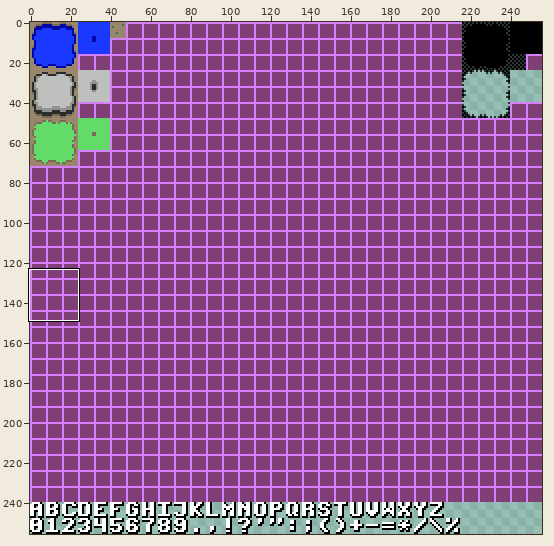
A sprite sheet gets an edit: assets/tiles.png. The first picture is a wide view before the edit; the outline marks the close-up.
Close-up. Earlier state:
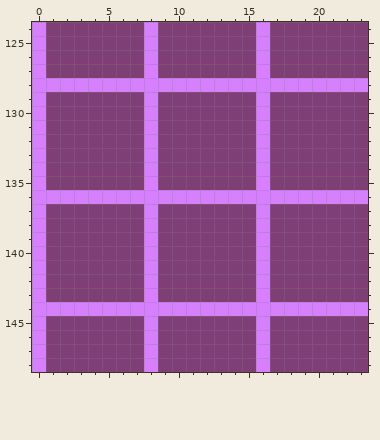
The file is 256x256 pixels. Colours within 5 levels of each other are drawn and written as one. Shown: x 0..23, y 124..148. The commit also changed other parts of the picture, which this record leaves out.
Once edited:
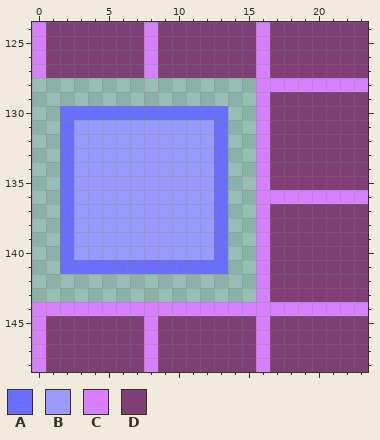
Palette (. is transparent): A #6a6eff  B #989aff  C #d67fff  D #7f3f76
Diff:
Colour A replaces colour C in row 130 at x 8; in row 136 at x 2 and 13; in row 141 at x 8.
Colour A replaces colour D in row 130 at x 2 to 7 and 9 to 13; in rows 131 to 135 at x 2 and 13; in rows 137 to 140 at x 2 and 13; in row 141 at x 2 to 7 and 9 to 13.
Colour B replaces colour C in rows 131 to 135 at x 8; in row 136 at x 3 to 12; in rows 137 to 140 at x 8.
Colour B replaces colour D in rows 131 to 135 at x 3 to 7 and 9 to 12; in rows 137 to 140 at x 3 to 7 and 9 to 12.
Colour C is removed in row 128 at x 0 to 15; in row 129 at x 0 and 8; in rows 130 to 135 at x 0; in row 136 at x 0 to 1 and 14 to 15; in rows 137 to 141 at x 0; in rows 142 to 143 at x 0 and 8.
Colour D is removed in row 129 at x 1 to 7 and 9 to 15; in rows 130 to 135 at x 1 and 14 to 15; in rows 137 to 141 at x 1 and 14 to 15; in rows 142 to 143 at x 1 to 7 and 9 to 15.
Pixel boxes of the changes (left, top, right, bottom) in both close-ups:
changed: (32, 78, 256, 302)
